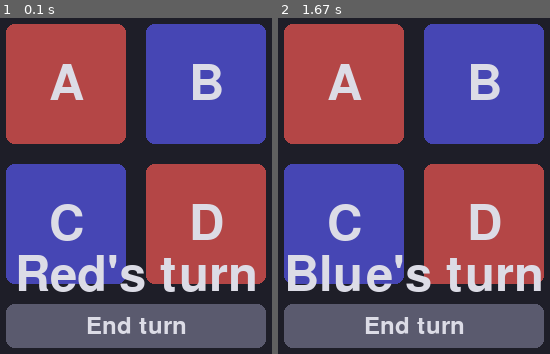
Above: before the commit, frames 1-2 (left to right).
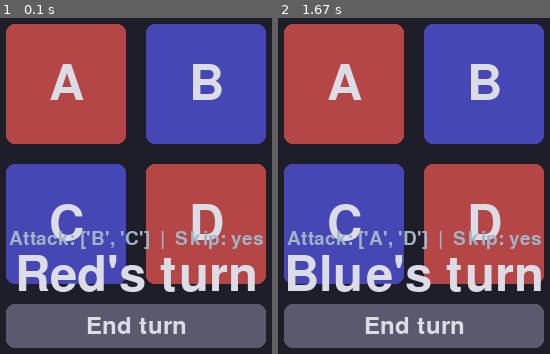
Above: after the commit, the same moments.

Repository: cecil185/axis
Game: pygame game, started from src/game.py
Same seed, same stepped clock (60 frames per second), same inputs: the game is played once before the commit and once after it.
Inputs (mouse positions are in pixels of both pictures, inside the frame that each line leads up to):
- Up to frame 1 (0.1 s): no input
- Up to frame 2 (1.67 s): click "End turn" at 0.38 s; click "End turn" at 0.72 s; click (522, 313) at 1.55 s

The runs differ from the first frame. In frame 1, 1.6% of the frame differs, in the area x 3-97%, y 63-69%; in frame 2, 1.6%.

Commit message:
feat: valid actions API (valid_attack_targets, can_skip) + UI proof
- valid_attack_targets(): enemy territories adjacent to current team
- can_skip(): always True
- Tests for edge cases (no targets, initial state, only enemy adjacent)
- Game UI shows 'Attack: [B, C] | Skip: yes' below turn label for verification

Bead: axis-4cx (2.2 Valid actions API)
Made-with: Cursor

Diff:
--- a/src/__init__.py
+++ b/src/__init__.py
@@ -11,6 +11,7 @@
     Team,
 )
 from .state import current_team, end_turn
+from .valid_actions import can_skip, valid_attack_targets
 
 __all__ = [
     "ALL_TERRITORY_IDS",
@@ -25,4 +26,6 @@
     "Team",
     "current_team",
     "end_turn",
+    "valid_attack_targets",
+    "can_skip",
 ]
--- a/src/game.py
+++ b/src/game.py
@@ -11,6 +11,7 @@
     owner,
 )
 from .state import current_team, end_turn
+from .valid_actions import can_skip, valid_attack_targets
 
 # Window
 CELL_SIZE = 120
@@ -66,12 +67,20 @@
                 tr = text.get_rect(center=r.center)
                 screen.blit(text, tr)
 
-        # Turn label and End turn button
+        # Turn label, valid actions proof, and End turn button
         btn = end_turn_button_rect()
         turn_label = f"{current_team()}'s turn"
         turn_surf = font.render(turn_label, True, text_color)
         turn_rect = turn_surf.get_rect(centerx=btn.centerx, bottom=btn.top - 4)
         screen.blit(turn_surf, turn_rect)
+        # Proof: valid attack targets and can_skip (verifiable in UI)
+        targets = valid_attack_targets()
+        skip_ok = can_skip()
+        proof_label = f"Attack: {targets or 'none'}  |  Skip: {'yes' if skip_ok else 'no'}"
+        small_font = pygame.font.Font(None, 28)
+        proof_surf = small_font.render(proof_label, True, (160, 180, 200))
+        proof_rect = proof_surf.get_rect(centerx=btn.centerx, bottom=turn_rect.top - 2)
+        screen.blit(proof_surf, proof_rect)
         pygame.draw.rect(screen, (90, 90, 110), btn, border_radius=8)
         btn_font = pygame.font.Font(None, 36)
         btn_text = btn_font.render("End turn", True, text_color)
--- /dev/null
+++ b/src/valid_actions.py
@@ -0,0 +1,24 @@
+"""
+Valid actions API: which actions the current team can take (attack targets, skip).
+"""
+
+from .territory import ALL_TERRITORY_IDS, TerritoryId, neighbors, owner
+from .state import current_team
+
+
+def valid_attack_targets() -> list[TerritoryId]:
+    """Return enemy territory IDs that are adjacent to at least one territory owned by current team. Empty if none."""
+    team = current_team()
+    targets: set[TerritoryId] = set()
+    for tid in ALL_TERRITORY_IDS:
+        if owner(tid) != team:
+            continue
+        for n in neighbors(tid):
+            if owner(n) != team:
+                targets.add(n)
+    return sorted(targets)
+
+
+def can_skip() -> bool:
+    """Return True; skip is always allowed."""
+    return True
--- /dev/null
+++ b/tests/test_valid_actions.py
@@ -0,0 +1,49 @@
+"""Tests for valid actions API: valid_attack_targets() and can_skip()."""
+
+import pytest
+from src.state import current_team, end_turn
+from src.territory import set_owner
+from src.valid_actions import can_skip, valid_attack_targets
+
+
+def test_can_skip_always_true() -> None:
+    assert can_skip() is True
+
+
+def test_initial_red_valid_attack_targets_are_b_and_c() -> None:
+    # Red owns A and D; B and C are enemy and adjacent.
+    assert current_team() == "Red"
+    assert set(valid_attack_targets()) == {"B", "C"}
+    assert valid_attack_targets() == ["B", "C"]  # sorted
+
+
+def test_after_end_turn_blue_valid_attack_targets_are_a_and_d() -> None:
+    end_turn()
+    assert current_team() == "Blue"
+    assert set(valid_attack_targets()) == {"A", "D"}
+    assert valid_attack_targets() == ["A", "D"]
+    end_turn()  # restore Red for other tests that assume initial turn
+
+
+def test_valid_attack_targets_only_enemy_adjacent() -> None:
+    # Initial: Red can only attack B, C (both adjacent to A or D, both enemy).
+    assert current_team() == "Red"
+    targets = valid_attack_targets()
+    for tid in targets:
+        assert tid in ("B", "C")
+    assert len(targets) == 2
+
+
+def test_no_valid_targets_when_current_team_owns_all() -> None:
+    # If current team owns every territory, there are no enemy adjacent.
+    from src.territory import ALL_TERRITORY_IDS
+
+    for tid in ALL_TERRITORY_IDS:
+        set_owner(tid, "Red")
+    assert current_team() == "Red"
+    assert valid_attack_targets() == []
+    # Restore initial ownership for other tests
+    set_owner("A", "Red")
+    set_owner("B", "Blue")
+    set_owner("C", "Blue")
+    set_owner("D", "Red")
